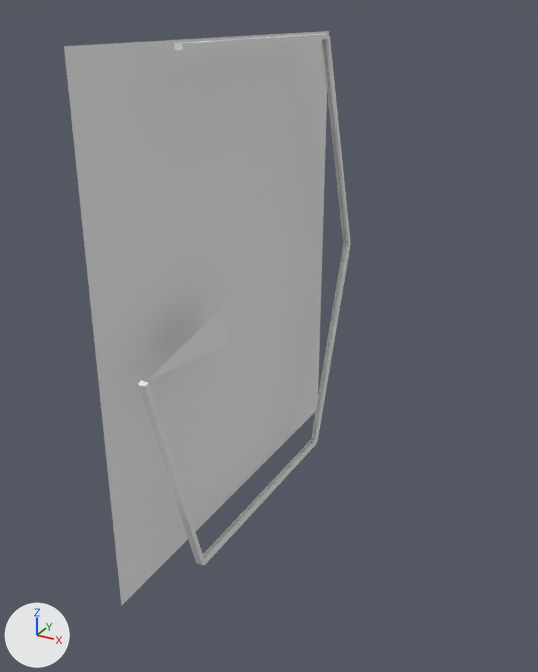
Before and after pictures for a commit that changed the Blender file public/TieFighter.blend.
Camera for both pictures: a 50 mm lens placed at (25.3, -31.1, 13.4), pointed at (9.4, -2.1, -1.1). The axes (+X, +Y, +Z) are drawn at lower left. The lights are the same throughout.
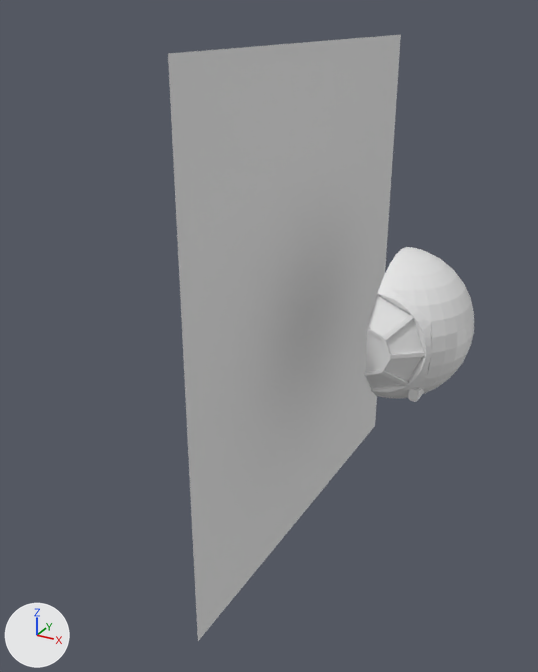
What differs and where, as boxes (x1, y1, x2, y2) in the pictures (538 x 672 px):
'Plane.001', moved: before (64, 31, 329, 606); after (168, 35, 401, 641)
'Sphere', added: after (364, 247, 474, 402)
'Plane', hidden: before (138, 34, 350, 565)

The edits, one by one:
Mesh me_sphere_001 is new.
It has 392 vertices, 341 faces and spans x -0.01..1.0, y -1.05..1.11, z -1.0..1.0.
Object 'Plane.001' (ob_plane_001) moves from (6.23, 0.0, 0.0) to (10.51, 0.02, -0.12).
Object 'Plane' (ob_plane) is now hidden.
Object 'Sphere' (ob_sphere) is new; it shows me_sphere_001.
Its location is (15.0, 0.0, 0.0).
Its scale is (3.56, 3.56, 3.56).
It gains a MIRROR modifier named 'Mirror'.
Modifier setting: use_axis = (False, False, False).
